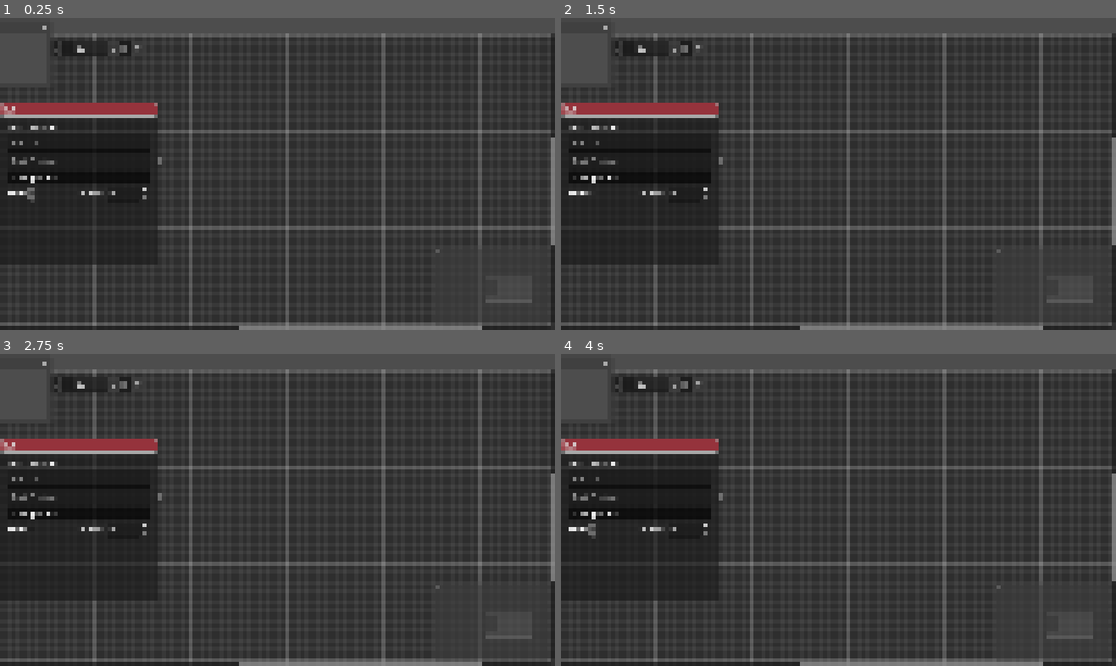
Above: before the commit, frames 1-4 (two rows, left to right).
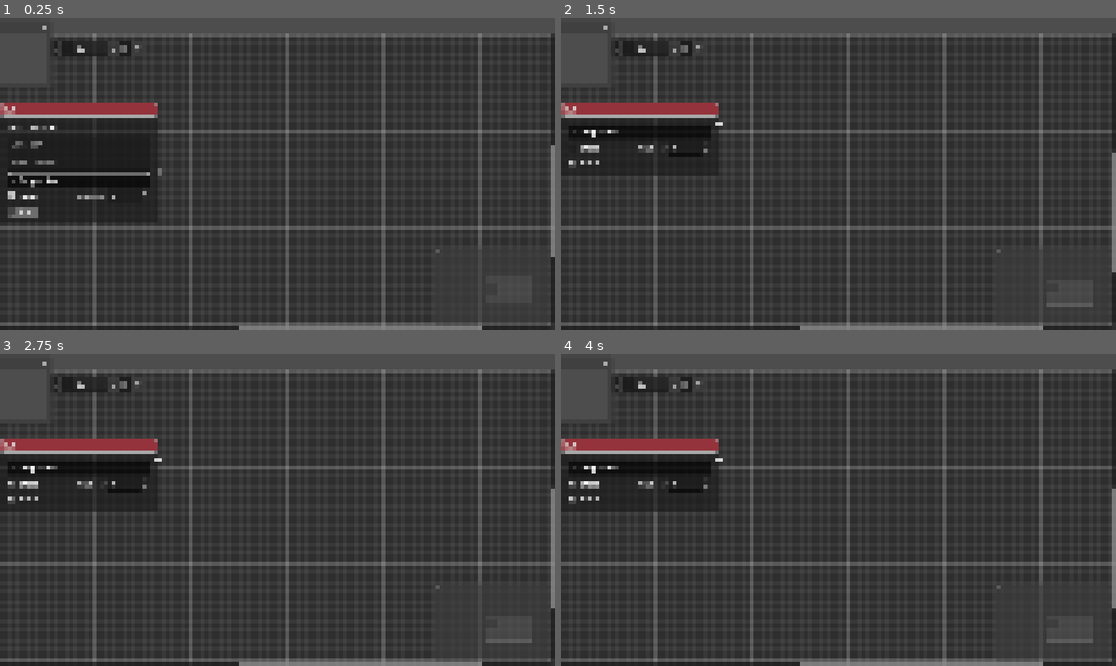
Above: after the commit, the same moments.

Repository: Roboticy3/Louder
Game: Godot game, scene res://entities/editor.tscn
The game is run twice, just before and just after one commit, with the same random seed, the same clock (stepped at 60 frames per second) and the same inputs.
Inputs (mouse positions are in pixels of both pictures, inside the frame that each line leads up to; where the layout moved, square brackets give the same spot in the first picture):
- Up to frame 1 (0.25 s): no input
- Up to frame 2 (1.5 s): click (583, 211) at 0.5 s, where only the run after the commit has a clickable "Auto"; click (583, 149) [594, 192] at 1.25 s
- Up to frame 3 (2.75 s): click (22, 485) [33, 528] at 2 s
- Up to frame 4 (4 s): click "File" at 2.75 s; click "View" at 3.5 s

The runs differ from the first frame. In frame 1, 1.6% of the frame differs, in the area x 0-100%, y 38-80%; in frame 2, 2.5%; in frame 3, 2.5%; in frame 4, 2.6%, in the area x 0-100%, y 33-93%.

Commit message:
addressed dice check issue from the editor side. now for sim

Diff:
--- a/editor/entities/editor.tscn
+++ b/editor/entities/editor.tscn
@@ -85,13 +85,16 @@
 layout_mode = 0
 offset_left = -1.0
 offset_top = 139.0
-offset_right = 329.0
-offset_bottom = 474.0
+offset_right = 342.0
+offset_bottom = 508.0
 position_offset = Vector2(-1, 139)
 selected = true
 hub_data = {
 NodePath("ChoicesSection/CheckBox"): true
 }
+
+[node name="StartCheck" parent="Control/GridContainer/GraphEdit/Hub/ChoicesSection" parent_id_path=PackedInt32Array(1992437552, 255423357) index="0" unique_id=628973272]
+button_pressed = true
 
 [node name="RichTextLabel" type="RichTextLabel" parent="Control" unique_id=409667951]
 layout_mode = 1
@@ -107,3 +110,5 @@
 [node name="SpeakerColorsMenu" parent="Control" unique_id=255244167 instance=ExtResource("6_scmenu")]
 
 [node name="Window" parent="." unique_id=2035585249 instance=ExtResource("13_6vlff")]
+
+[editable path="Control/GridContainer/GraphEdit/Hub"]
--- a/editor/entities/hub.tscn
+++ b/editor/entities/hub.tscn
@@ -7,6 +7,7 @@
 [ext_resource type="PackedScene" uid="uid://d2ffa88ufdvl6" path="res://entities/text_content.tscn" id="3_f0jtb"]
 [ext_resource type="Script" uid="uid://njuhx76nyuqd" path="res://scripts/hub_text_edit.gd" id="4_54sja"]
 [ext_resource type="Script" uid="uid://derdgutm4a213" path="res://scripts/start_check.gd" id="4_f0jtb"]
+[ext_resource type="Script" uid="uid://ya7il61i4u2e" path="res://scripts/mutual_exclusive_checkbox.gd" id="4_rhcs5"]
 
 [sub_resource type="StyleBoxFlat" id="StyleBoxFlat_dy6nf"]
 bg_color = Color(0.5835363, 0.19874194, 0.23468313, 1)
@@ -70,15 +71,15 @@
 slot/1/right_color = Color(1, 1, 1, 1)
 slot/1/right_icon = null
 slot/1/draw_stylebox = true
-slot/2/left_enabled = true
+slot/2/left_enabled = false
 slot/2/left_type = 1
 slot/2/left_color = Color(1, 1, 1, 1)
 slot/2/left_icon = null
-slot/2/right_enabled = true
+slot/2/right_enabled = false
 slot/2/right_type = 1
 slot/2/right_color = Color(1, 1, 1, 1)
 slot/2/right_icon = null
-slot/2/draw_stylebox = true
+slot/2/draw_stylebox = false
 slot/3/left_enabled = false
 slot/3/left_type = 0
 slot/3/left_color = Color(1, 1, 1, 1)
@@ -88,22 +89,16 @@
 slot/3/right_color = Color(1, 1, 1, 1)
 slot/3/right_icon = null
 slot/3/draw_stylebox = true
-slot/4/left_enabled = false
-slot/4/left_type = 0
-slot/4/left_color = Color(1, 1, 1, 1)
-slot/4/left_icon = null
-slot/4/right_enabled = false
-slot/4/right_type = 0
-slot/4/right_color = Color(1, 1, 1, 1)
-slot/4/right_icon = null
-slot/4/draw_stylebox = true
 script = ExtResource("1_ysrp0")
 
-[node name="TextContentSection" type="Label" parent="." unique_id=1351469422]
+[node name="TextSection" type="VBoxContainer" parent="." unique_id=2073740871]
+layout_mode = 2
+
+[node name="TextContentSection" type="Label" parent="TextSection" unique_id=1351469422]
 layout_mode = 2
 text = "Text Content"
 
-[node name="Speaker" parent="." unique_id=42355890 groups=["autocomplete_speaker", "hub_component"] instance=ExtResource("3_f0jtb")]
+[node name="Speaker" parent="TextSection" unique_id=42355890 groups=["autocomplete_speaker", "hub_component"] instance=ExtResource("3_f0jtb")]
 layout_mode = 2
 size_flags_vertical = 0
 placeholder_text = "Speaker"
@@ -111,11 +106,14 @@
 oneliner = true
 inliner = true
 
-[node name="TextContent" parent="." unique_id=778728203 groups=["hub_component"] instance=ExtResource("3_f0jtb")]
+[node name="TextContent" parent="TextSection" unique_id=778728203 groups=["hub_component"] instance=ExtResource("3_f0jtb")]
 layout_mode = 2
 inliner = true
 
-[node name="OtherSection" type="FoldableContainer" parent="." unique_id=675481074]
+[node name="Spoke" type="Control" parent="." unique_id=1195684523]
+layout_mode = 2
+
+[node name="OtherSection" type="FoldableContainer" parent="." unique_id=675481074 groups=["non_auto_component"]]
 layout_mode = 2
 title = "Properties"
 script = ExtResource("3_2sc04")
@@ -130,18 +128,33 @@
 layout_mode = 2
 text = "Dice Check:"
 
-[node name="DiceSkill" type="CodeEdit" parent="OtherSection/VBoxContainer/HBoxContainer" unique_id=1819305514 groups=["autocomplete_speaker", "hub_component"]]
+[node name="Control" type="Control" parent="OtherSection/VBoxContainer/HBoxContainer" unique_id=1336006899]
+layout_mode = 2
+size_flags_horizontal = 3
+
+[node name="HBoxContainer" type="HBoxContainer" parent="OtherSection/VBoxContainer/HBoxContainer" unique_id=522784680]
+layout_mode = 2
+
+[node name="DiceSkill" type="CodeEdit" parent="OtherSection/VBoxContainer/HBoxContainer/HBoxContainer" unique_id=1819305514 groups=["autocomplete_speaker", "hub_component"]]
 layout_mode = 2
 size_flags_horizontal = 3
 placeholder_text = "Skill"
 scroll_fit_content_width = true
 script = ExtResource("4_54sja")
 
-[node name="DiceLevel" type="SpinBox" parent="OtherSection/VBoxContainer/HBoxContainer" unique_id=872709569 groups=["hub_component"]]
+[node name="DiceLevel" type="SpinBox" parent="OtherSection/VBoxContainer/HBoxContainer/HBoxContainer" unique_id=872709569 groups=["hub_component"]]
 layout_mode = 2
 alignment = 3
 prefix = "lvl:"
 script = ExtResource("2_w7r13")
+
+[node name="DiceFail" type="CheckBox" parent="OtherSection/VBoxContainer/HBoxContainer" unique_id=792754216 groups=["hub_component"]]
+layout_mode = 2
+script = ExtResource("4_rhcs5")
+
+[node name="DiceFailLabel" type="Label" parent="OtherSection/VBoxContainer/HBoxContainer" unique_id=1534492008]
+layout_mode = 2
+text = "Fail"
 
 [node name="GridContainer" type="HBoxContainer" parent="OtherSection/VBoxContainer" unique_id=543840975]
 layout_mode = 2
@@ -171,16 +184,15 @@
 layout_mode = 2
 placeholder_text = "Expressions"
 
-[node name="ChoicesSection" type="HBoxContainer" parent="." unique_id=215591025]
-layout_mode = 2
-
-[node name="StartLabel" type="Label" parent="ChoicesSection" unique_id=798382419]
-layout_mode = 2
+[node name="ChoicesSection" type="GridContainer" parent="." unique_id=255423357]
+layout_mode = 2
+columns = 4
+
+[node name="StartCheck" type="CheckBox" parent="ChoicesSection" unique_id=628973272 groups=["hub_component"]]
+layout_mode = 2
+size_flags_vertical = 4
+theme_override_styles/normal = SubResource("StyleBoxFlat_2sc04")
 text = "Start"
-
-[node name="StartCheck" type="CheckBox" parent="ChoicesSection" unique_id=628973272 groups=["hub_component"]]
-layout_mode = 2
-theme_override_styles/normal = SubResource("StyleBoxFlat_2sc04")
 script = ExtResource("4_f0jtb")
 
 [node name="ChoicesSpacer" type="Control" parent="ChoicesSection" unique_id=321633302]
@@ -196,13 +208,21 @@
 size_flags_horizontal = 0
 size_flags_vertical = 0
 script = ExtResource("2_w7r13")
+
+[node name="AutoCheck" type="CheckBox" parent="ChoicesSection" unique_id=412385513 node_paths=PackedStringArray("mutual_exclusive") groups=["hub_component"]]
+layout_mode = 2
+theme_override_styles/normal = SubResource("StyleBoxFlat_2sc04")
+text = "Auto"
+script = ExtResource("4_rhcs5")
+mutual_exclusive = [NodePath("../../TextSection/TextContentSection"), NodePath("../../TextSection/Speaker"), NodePath("../../TextSection/TextContent")]
 
 [node name="ChoicesSectionLogic" type="Node" parent="ChoicesSection" unique_id=889900628 node_paths=PackedStringArray("hub", "spin_box", "start_check") groups=["hub_component"]]
 script = ExtResource("2_hjueh")
 hub = NodePath("../..")
 spin_box = NodePath("../ChoicesSpinBox")
 start_check = NodePath("../StartCheck")
-child_index = 5
+spoke_child_index = 1
 
 [connection signal="folding_changed" from="OtherSection" to="." method="reset_size" flags=3 unbinds=1]
+[connection signal="pressed" from="ChoicesSection/AutoCheck" to="." method="reset_size" flags=3]
 [connection signal="choices_changed" from="ChoicesSection/ChoicesSectionLogic" to="." method="reset_size" flags=3]
--- a/editor/proto_simulator/ps_simulator.gd
+++ b/editor/proto_simulator/ps_simulator.gd
@@ -50,10 +50,6 @@
 	for c in choices:
 		if _evaluate_choice_single(c):
 			valid_choices.append(c)
-
-	#sort by length of conditions (descending) to prioritize more complex conditions first.
-	#this prioritizes more complex choices
-	valid_choices.sort_custom(func (a, b): return _count_conditions(a.get("Conditions", "")) > _count_conditions(b.get("Conditions", "")))
 
 	return valid_choices
 
@@ -170,7 +166,7 @@
 		var skill_level := int(state.scope.get(dice_skill))
 		var dice_level := int(check_h.get("DiceLevel", 0))
 
-		var check_variable := "_%s_%s_dc" % [h.get("conversation_id"), c.get("to_id")]
+		var check_variable := "_%s_%s_%s_dc" % [h.get("conversation_id"), c.get("to_id"), dice_skill]
 		_roll_into_outcome(check_variable, skill_level)
 
 		#to enact the dice roll, add a condition. This means future calls to
--- a/editor/scripts/choices_section_logic.gd
+++ b/editor/scripts/choices_section_logic.gd
@@ -67,6 +67,7 @@
 		0 if !choices.is_empty() else 1,
 		Color.WHITE
 	)
+	hub.reset_size.call_deferred()
 	if is_inside_tree():
 		get_tree().call_group.call_deferred(port_change_listener_group, &"_on_port_changed", hub.name, 0)
 
@@ -109,3 +110,5 @@
 	spin_box.value = choices.size()
 	spin_box.value_changed.connect(set_choice_count)
 	start_check.pressed.connect(update_default_choices)
+
+	update_default_choices.call_deferred()
--- /dev/null
+++ b/editor/scripts/mutual_exclusive_checkbox.gd
@@ -0,0 +1,12 @@
+extends CheckBox
+
+@export var mutual_exclusive:Array[Control]
+
+# Called when the node enters the scene tree for the first time.
+func _ready() -> void:
+	toggled.connect(_on_toggled)
+
+func _on_toggled(to:bool) -> void:
+	for m in mutual_exclusive:
+		if is_instance_valid(m):
+			m.visible = !to
Not shown, added: editor/scripts/mutual_exclusive_checkbox.gd.uid
